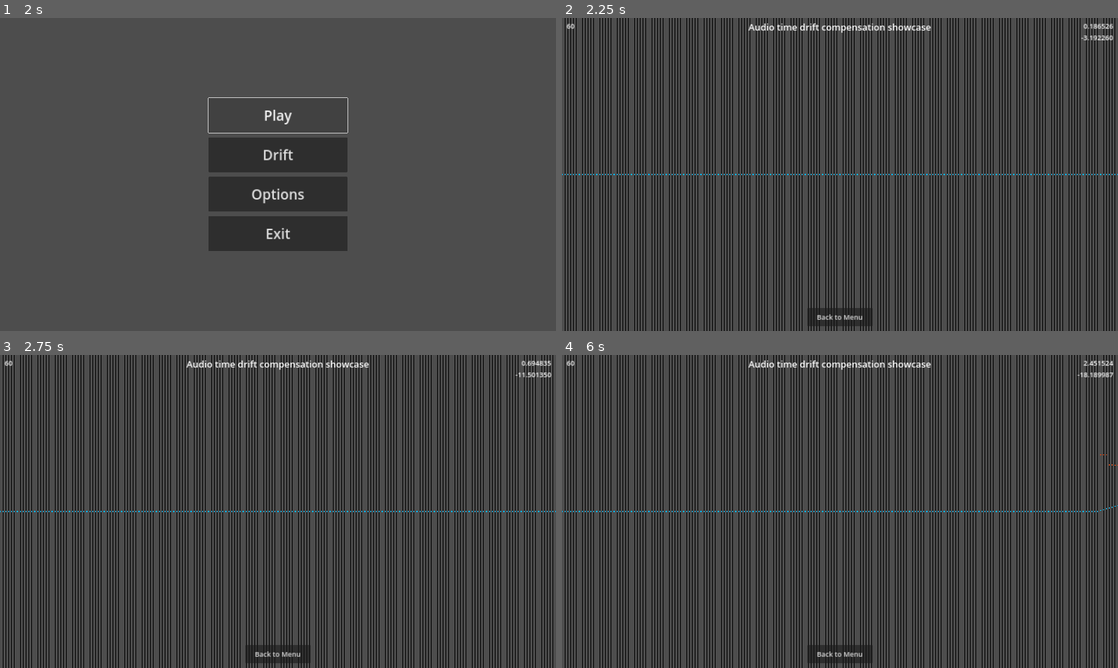
Above: before the commit, frames 1-4 (two rows, left to right).
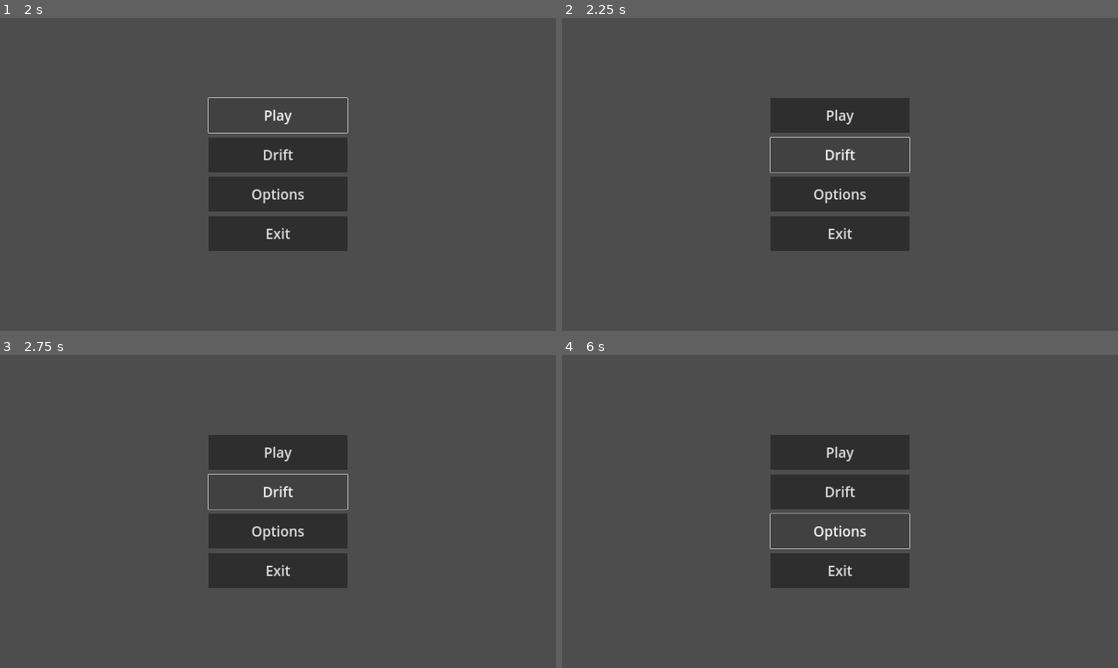
Above: after the commit, the same moments.

Repository: bonjorno7/ExampleRhythmGame
Game: Godot game, scene res://scenes/menu.tscn
Same seed, same stepped clock (60 frames per second), same inputs: the game is played once before the commit and once after it. Sound files missing from this copy of the repository are replaced by a short silence.
Inputs (mouse positions are in pixels of both pictures, inside the frame that each line leads up to):
- Up to frame 1 (2 s): click "Play" at 0.5 s; click "Play" at 1.25 s
- Up to frame 2 (2.25 s): click "Drift" at 2 s
- Up to frame 3 (2.75 s): no input
- Up to frame 4 (6 s): click (840, 655) at 2.75 s, where only the run before the commit has a clickable "Back to Menu"; click "Drift" at 3.5 s; click (840, 452) at 4.25 s, where only the run after the commit has a clickable "Play"; click (840, 492) at 5 s, where only the run after the commit has a clickable "Drift"; click (840, 530) at 5.75 s, where only the run after the commit has a clickable "Options"

Frame 1 is identical in both runs. In frame 2, 28% of the frame differs, in the area x 0-100%, y 0-100%; in frame 3, 28%; in frame 4, 28%.
Error after the commit: Parse Error: Identifier "Game" not declared in the current scope. (res://scenes/menu.gd:10)

Commit message:
Rename Game to GameState
The short name just felt a little odd, you know?

Diff:
--- a/project.godot
+++ b/project.godot
@@ -20,7 +20,7 @@
 
 [autoload]
 
-Game="*res://scripts/game.gd"
+GameState="*res://scripts/game_state.gd"
 
 [display]
 
--- a/scenes/drift.gd
+++ b/scenes/drift.gd
@@ -48,8 +48,8 @@
 
 func _input(event: InputEvent):
 	if event.is_action_pressed("ui_cancel"):
-		Game.goto_menu()
+		GameState.goto_menu()
 
 
 func _on_back_pressed():
-	Game.goto_menu()
+	GameState.goto_menu()
--- a/scenes/options.gd
+++ b/scenes/options.gd
@@ -10,10 +10,10 @@
 
 
 func _ready():
-	%Volume.value = Game.volume
-	%AudioOffset.value = Game.audio_offset
-	%VideoOffset.value = Game.video_offset
-	%ScrollSpeed.value = Game.scroll_speed
+	%Volume.value = GameState.volume
+	%AudioOffset.value = GameState.audio_offset
+	%VideoOffset.value = GameState.video_offset
+	%ScrollSpeed.value = GameState.scroll_speed
 
 
 func _physics_process(_delta: float):
@@ -49,7 +49,7 @@
 
 func _input(event: InputEvent):
 	if event.is_action_pressed("ui_cancel"):
-		Game.goto_menu()
+		GameState.goto_menu()
 
 	for action in ["button_1", "button_2", "button_3", "button_4"]:
 		if event.is_action_pressed(action):
@@ -61,20 +61,20 @@
 
 
 func _on_back_pressed():
-	Game.goto_menu()
+	GameState.goto_menu()
 
 
 func _on_toggle_fullscreen_pressed():
-	Game.fullscreen = not Game.fullscreen
+	GameState.fullscreen = not GameState.fullscreen
 
-	if Game.fullscreen:
+	if GameState.fullscreen:
 		DisplayServer.window_set_mode(DisplayServer.WINDOW_MODE_EXCLUSIVE_FULLSCREEN)
 	else:
 		DisplayServer.window_set_mode(DisplayServer.WINDOW_MODE_WINDOWED)
 
 
 func _on_volume_changed(value: float):
-	Game.volume = value
+	GameState.volume = value
 	%Volume/Value.text = String.num(value * 100, 1) + " %"
 
 	AudioServer.set_bus_volume_db(0, remap(value, 0, 1, -48, 0))
@@ -82,17 +82,17 @@
 
 
 func _on_audio_offset_changed(value: float):
-	Game.audio_offset = value
+	GameState.audio_offset = value
 	%AudioOffset/Value.text = str(roundi(value * 1000)) + " ms"
 
 
 func _on_video_offset_changed(value: float):
-	Game.video_offset = value
+	GameState.video_offset = value
 	%VideoOffset/Value.text = str(roundi(value * 1000)) + " ms"
 
 
 func _on_scroll_speed_changed(value: float):
-	Game.scroll_speed = value
+	GameState.scroll_speed = value
 	%ScrollSpeed/Value.text = String.num(value, 2) + " x"
 
 
--- a/scripts/game.gd
+++ b/scripts/game_state.gd
@@ -1,4 +1,4 @@
-## Autoload Game
+## Autoload GameState
 extends Node
 
 var fullscreen: bool = false
--- a/scripts/sync_manager.gd
+++ b/scripts/sync_manager.gd
@@ -29,8 +29,8 @@
 
 func update() -> void:
 	time_audio = get_parent().get_time_smooth()  # Music is our source of truth.
-	time_input = time_audio - Game.audio_offset  # Audio offset includes input latency.
-	time_video = time_input + Game.video_offset  # Video offset includes input latency.
+	time_input = time_audio - GameState.audio_offset  # Audio offset includes input latency.
+	time_video = time_input + GameState.video_offset  # Video offset includes input latency.
 
 	beat_audio = get_beat(time_audio)
 	beat_input = get_beat(time_input)
